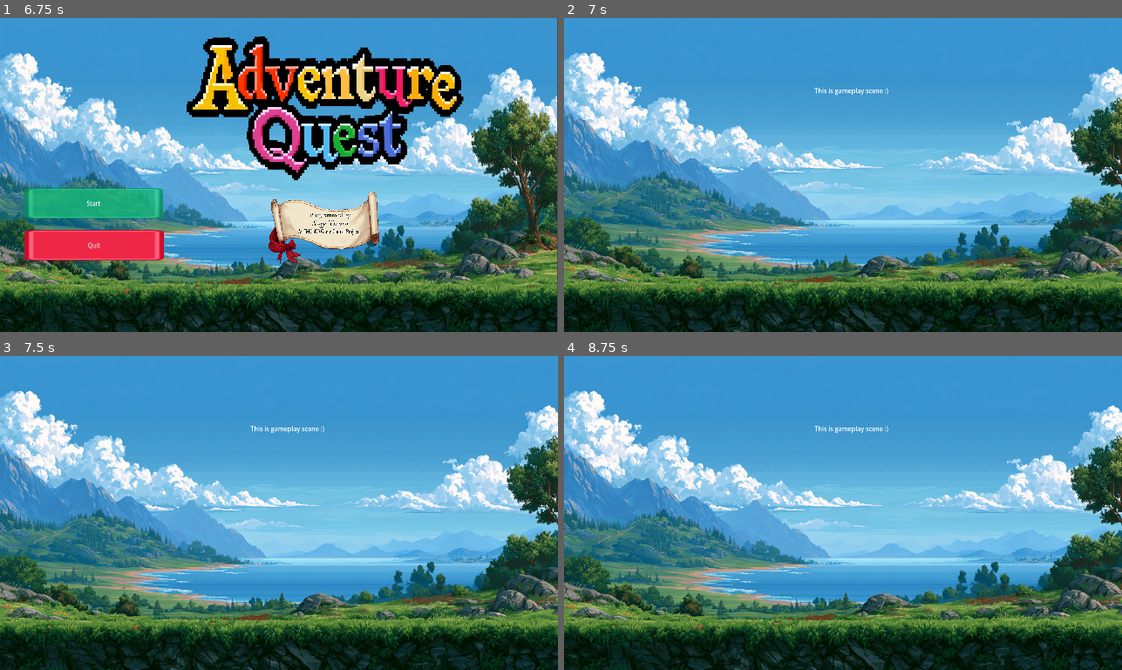
Above: before the commit, frames 1-4 (two rows, left to right).
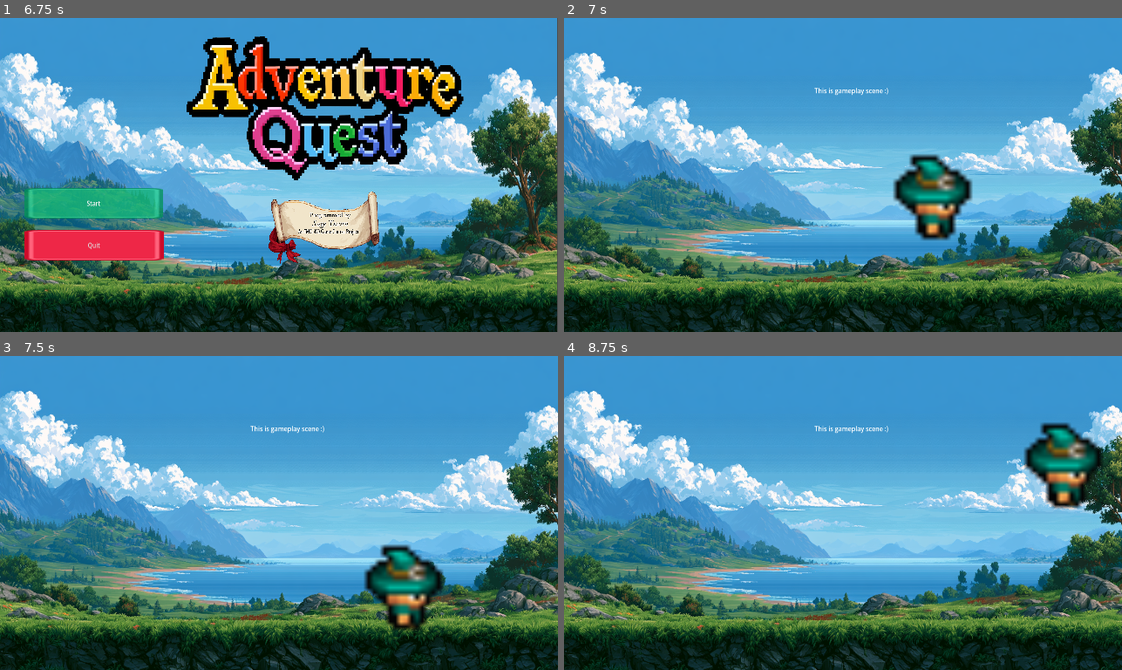
Above: after the commit, the same moments.

Repository: TheSateWarco/2dTDFantasyAdventureGame
Game: Godot game, scene res://Tesoro_Sage_FantasyAdventure/Scenes/UI/start_screen_ui.tscn
Two runs of this game, one before a commit and one after it. Both use one fixed random seed, a clock stepped at 60 frames per second and the inputs below. Sound files missing from this copy of the repository are replaced by a short silence.
Inputs:
- Up to frame 1 (6.75 s): click "Start" at 0.5 s; click "Start" at 1.25 s; tap Enter at 2, 3.5, 5 s; hold D (moveRight) 2.03-2.78 s; tap Space at 2.75, 4.25, 5.75 s; hold S (moveDown) 2.78-3.53 s; hold D (moveRight) 3.53-4.28 s; hold W (moveUp) 4.28-5.03 s; hold A (moveLeft) 5.03-6.53 s; hold S (moveDown) from 6.53 s (still down)
- Up to frame 2 (7 s): keep holding S (moveDown)
- Up to frame 3 (7.5 s): release S (moveDown) at 7.28 s; hold D (moveRight) from 7.28 s (still down)
- Up to frame 4 (8.75 s): release D (moveRight) at 8.03 s; hold W (moveUp) from 8.03 s (still down)

Frame 1 is identical in both runs. In frame 2, 2.7% of the frame differs, in the area x 58-74%, y 43-71%; in frame 3, 2.6%; in frame 4, 2.6%.
Error in both runs: Cannot call method 'change_scene_to_file' on a null value. (res://Tesoro_Sage_FantasyAdventure/Scripts/start_screen_ui.gd:8)

Commit message:
more spirtes

Diff:
--- a/2dtd-fantasy-adventure-game/Tesoro_Sage_FantasyAdventure/Scenes/Characters/Player.tscn
+++ b/2dtd-fantasy-adventure-game/Tesoro_Sage_FantasyAdventure/Scenes/Characters/Player.tscn
@@ -794,6 +794,30 @@
 [sub_resource type="AtlasTexture" id="AtlasTexture_8rcgk"]
 atlas = ExtResource("1_vhbr8")
 region = Rect2(32, 0, 32, 32)
+
+[sub_resource type="AtlasTexture" id="AtlasTexture_kp4g2"]
+atlas = ExtResource("1_vhbr8")
+region = Rect2(0, 192, 32, 32)
+
+[sub_resource type="AtlasTexture" id="AtlasTexture_fgxnw"]
+atlas = ExtResource("1_vhbr8")
+region = Rect2(32, 192, 32, 32)
+
+[sub_resource type="AtlasTexture" id="AtlasTexture_4b0ok"]
+atlas = ExtResource("1_vhbr8")
+region = Rect2(0, 64, 32, 32)
+
+[sub_resource type="AtlasTexture" id="AtlasTexture_gh1l8"]
+atlas = ExtResource("1_vhbr8")
+region = Rect2(32, 64, 32, 32)
+
+[sub_resource type="AtlasTexture" id="AtlasTexture_q8deb"]
+atlas = ExtResource("1_vhbr8")
+region = Rect2(0, 128, 32, 32)
+
+[sub_resource type="AtlasTexture" id="AtlasTexture_bbuog"]
+atlas = ExtResource("1_vhbr8")
+region = Rect2(32, 128, 32, 32)
 
 [sub_resource type="SpriteFrames" id="SpriteFrames_l20gf"]
 animations = [{
@@ -1406,10 +1430,43 @@
 "name": &"idleDown",
 "speed": 5.0
 }, {
-"frames": [],
+"frames": [{
+"duration": 1.0,
+"texture": SubResource("AtlasTexture_kp4g2")
+}, {
+"duration": 1.0,
+"texture": SubResource("AtlasTexture_fgxnw")
+}],
+"loop": 1,
+"name": &"idleLeft",
+"speed": 5.0
+}, {
+"frames": [{
+"duration": 1.0,
+"texture": SubResource("AtlasTexture_4b0ok")
+}, {
+"duration": 1.0,
+"texture": SubResource("AtlasTexture_gh1l8")
+}],
+"loop": 1,
+"name": &"idleRight",
+"speed": 5.0
+}, {
+"frames": [{
+"duration": 1.0,
+"texture": SubResource("AtlasTexture_q8deb")
+}, {
+"duration": 1.0,
+"texture": SubResource("AtlasTexture_bbuog")
+}],
 "loop": 1,
 "name": &"idleUp",
 "speed": 5.0
+}, {
+"frames": [],
+"loop": 1,
+"name": &"new_animation",
+"speed": 5.0
 }]
 
 [sub_resource type="CapsuleShape2D" id="CapsuleShape2D_k0x5d"]
@@ -1421,7 +1478,7 @@
 
 [node name="AnimatedSprite2D" type="AnimatedSprite2D" parent="." unique_id=1357244899]
 sprite_frames = SubResource("SpriteFrames_l20gf")
-animation = &"idleUp"
+animation = &"idleRight"
 
 [node name="CollisionShape2D" type="CollisionShape2D" parent="." unique_id=253331016]
 position = Vector2(0, -2)
--- a/2dtd-fantasy-adventure-game/Tesoro_Sage_FantasyAdventure/Scenes/Characters/player.gd
+++ b/2dtd-fantasy-adventure-game/Tesoro_Sage_FantasyAdventure/Scenes/Characters/player.gd
@@ -1,11 +1,27 @@
 extends CharacterBody2D
 @export var speed = 200
 @onready var animated_sprite = $AnimatedSprite2D
+@onready var last_direction = "down"
 
-func _physics_process(delta):
+func _physics_process(_delta):
+
 	var input_direction = Input.get_vector("moveLeft", "moveRight", "moveUp",
 	"moveDown")
 
 	velocity = input_direction * speed
+	update_direction(input_direction)
+	move_and_slide()
 
-	move_and_slide()
+func update_movement_animation(input_direction):
+	if input_direction == Vector2.ZERO:
+		animated_sprite.play("idle_" + last_direction)
+
+func update_direction(input_direction):
+	if input_direction.y < 0:
+		last_direction = "up"
+	elif input_direction.y > 0:
+		last_direction = "down"
+	elif input_direction.x < 0:
+		last_direction = "left"
+	elif input_direction.x > 0:
+		last_direction = "right"
